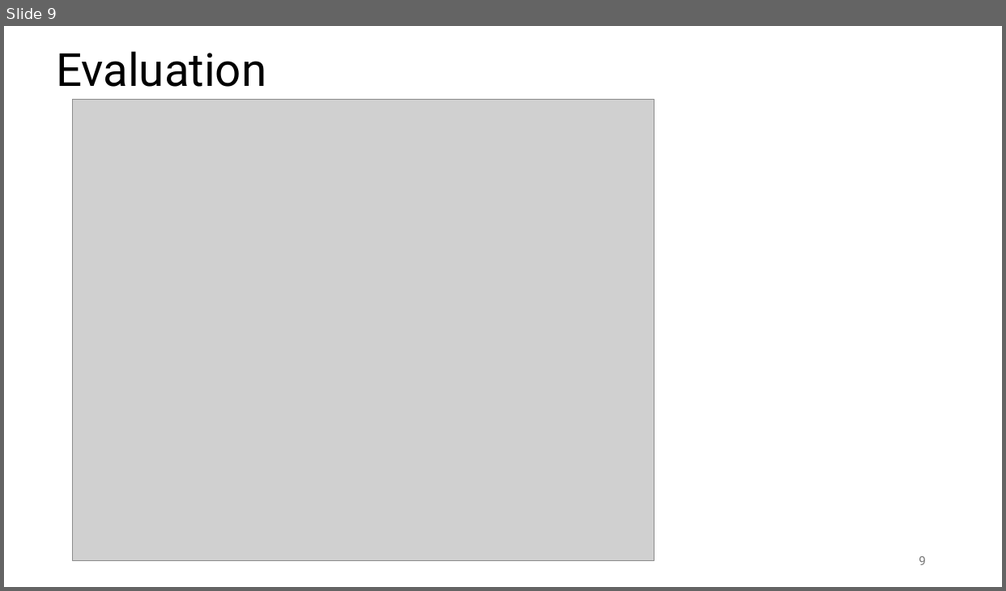
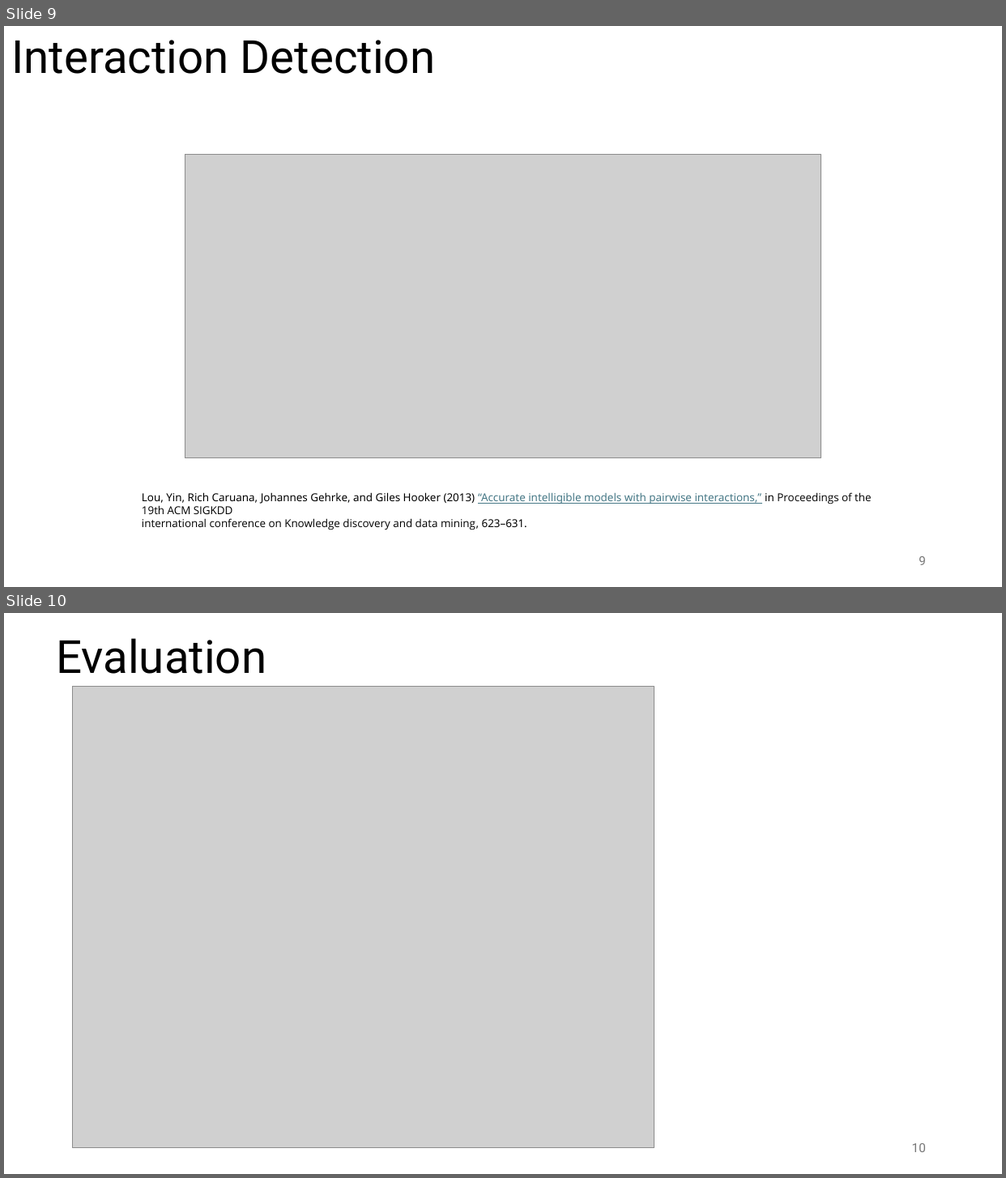
Before and after one commit to omroot/d2l_pytorch, a slide deck: mylearnings/mylecturenotes/GlassBox_ML_and_CorporateBondReturns.pptx. Shown one above the other, each under a label of ours: slide 9 before the commit, slides 9 and 10 after it. The pictures are 1006x591 and 1006x1178 pixels, drawn with LibreOffice and Linux fonts; fonts in the diff are those of the drawing; grey boxes stand for pictures. Boxes give left, top, right and bottom in pixels: in the first picture for what was removed or moved away, otherwise in the second. Text is boxed around its words. In the diff, an @@ line names an element or a change of style, - is before the commit and + after.

```diff
--- a/mylearnings/mylecturenotes/GlassBox_ML_and_CorporateBondReturns.pptx
+++ b/mylearnings/mylecturenotes/GlassBox_ML_and_CorporateBondReturns.pptx
@@ slide 9 added at [4,26,1002,587], background #FFFFFF @@
@@ title added at [11,40,435,74], 44 pt, text #000000 @@
+Interaction Detection
@@ picture added at [185,155,821,459] @@
@@ text added at [142,493,871,531], 10.5 pt, text #000000 @@
+Lou, Yin, Rich Caruana, Johannes Gehrke, and Giles Hooker (2013) “Accurate intelligible models with pairwise interactions,” in Proceedings of the 19th ACM SIGKDD
+international conference on Knowledge discovery and data mining, 623–631.
@@ page number added at [918,557,926,565], 12 pt, text #797979 @@
+9
@@ what was slide 9 is now slide 10 @@
@@ page number at [912,1144,926,1152]: text changed @@
-9
+10
```
Also in this commit, not shown: 3 slides changed, 2 other slides added, 2 slides removed.
